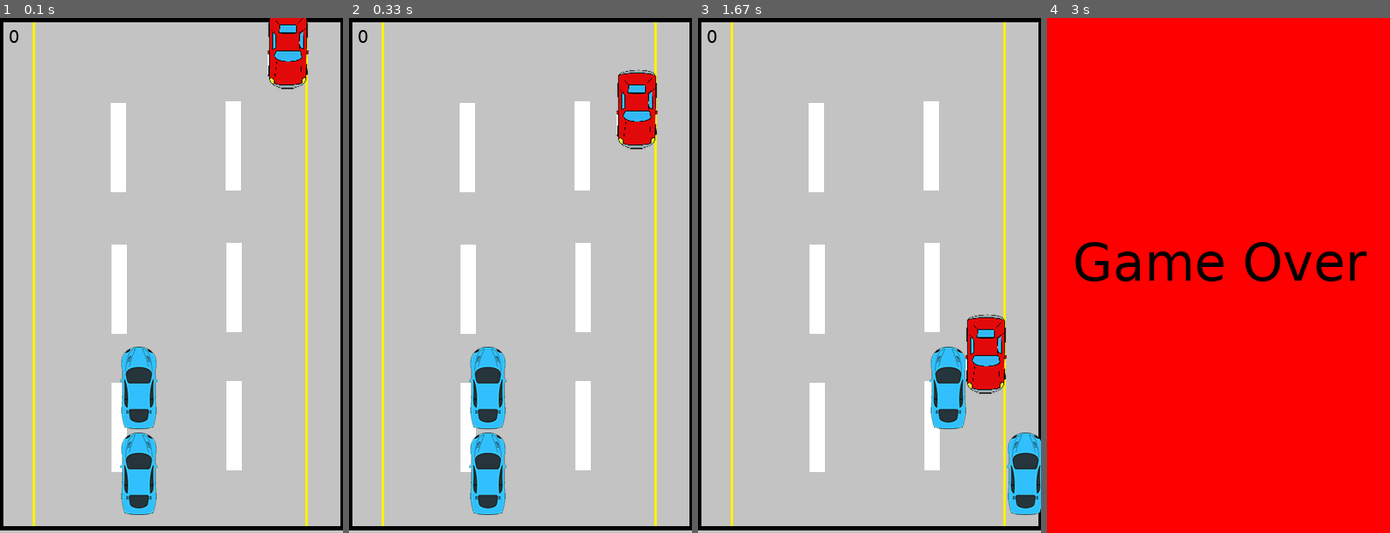
Above: before the commit, frames 1-4 (left to right).
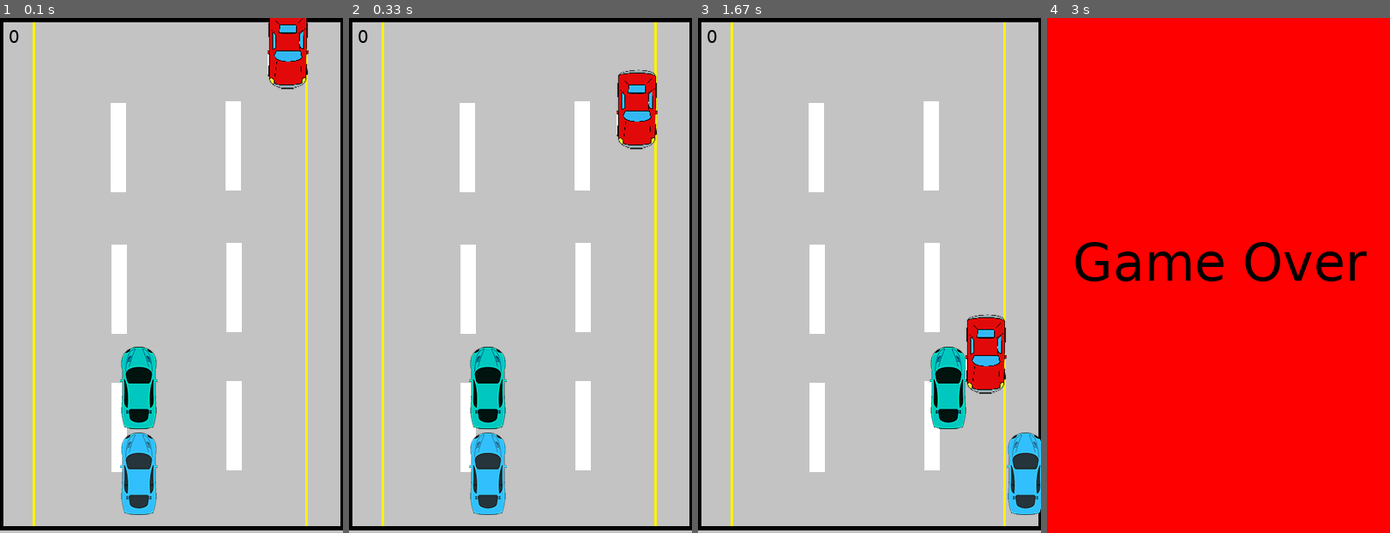
Above: after the commit, the same moments.

Repository: ariabee/pygame-tutorial
Game: pygame game, started from Game.py
Two runs of this game, one before a commit and one after it. Both use one fixed random seed, a clock stepped at 60 frames per second and the inputs below.
Inputs:
- Up to frame 1 (0.1 s): no input
- Up to frame 2 (0.33 s): no input
- Up to frame 3 (1.67 s): hold Right 0.33-0.8 s; hold Right 0.83-1.3 s; hold D 0.83-1.3 s
- Up to frame 4 (3 s): no input

The runs differ from the first frame. In frame 1, 1.5% of the frame differs, in the area x 35-46%, y 63-80%; in frame 2, 1.5%; in frame 3, 1.5%; in frame 4, nothing differs.

Commit message:
changed P2 colour

Diff:
--- a/Game.py
+++ b/Game.py
@@ -78,7 +78,7 @@
 class Player2(pygame.sprite.Sprite):
     def __init__(self):
         super().__init__()
-        self.image = pygame.image.load("Player.png")
+        self.image = pygame.image.load("Player2.png")
         #TODO add new player image
         self.surf = pygame.Surface((40, 75))
         self.rect = self.surf.get_rect(center = (160, 420))
Binary file added: Player2.png
